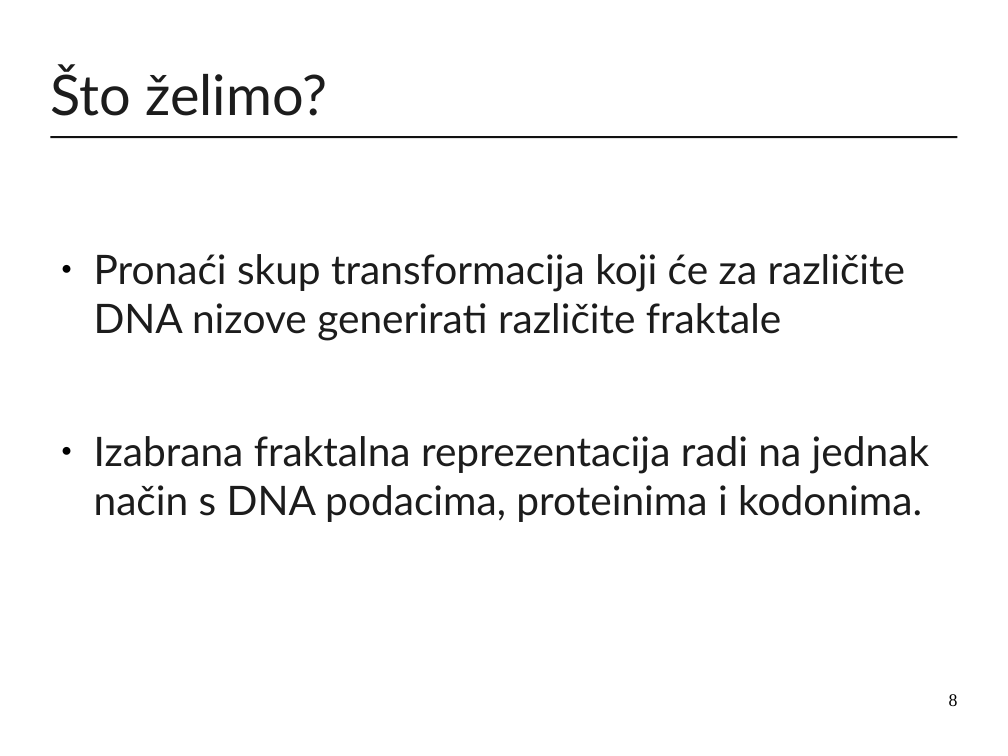
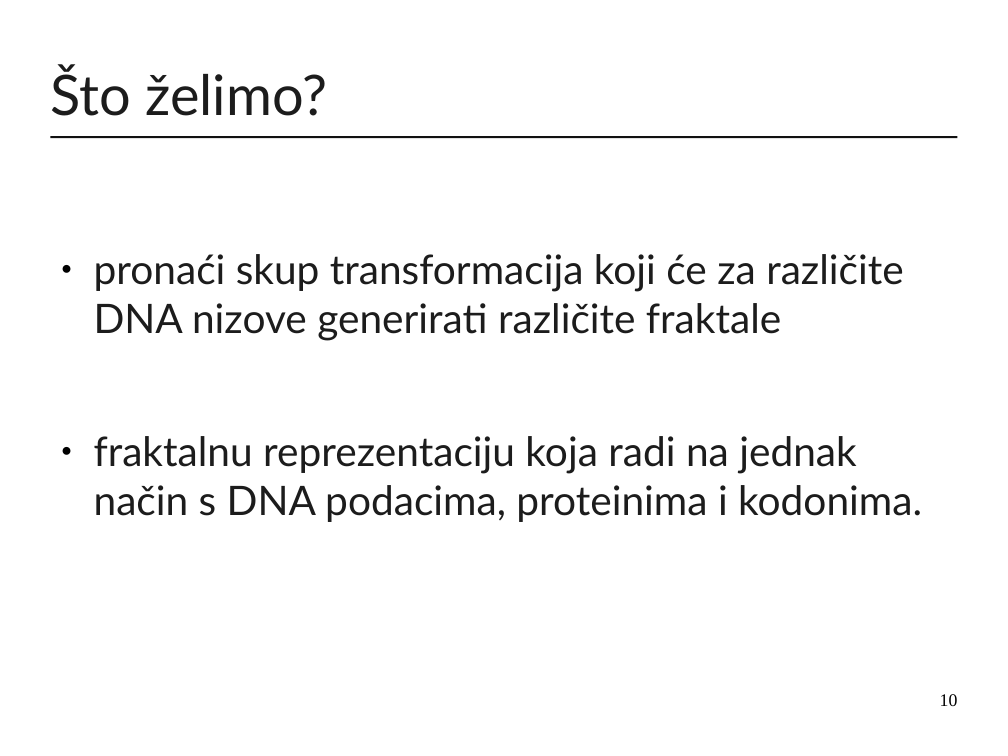
Before and after one commit to mirjamsk/DNAdrivenIFS, a slide deck: slide 10 of CD_bundle/prezentacija.odp (slide 8 before the commit). Drawn at 1008x756 pixels with LibreOffice and Linux fonts; fonts in the diff are those of the drawing. Boxes give left, top, right and bottom in pixels: in the first picture for what was removed or moved away, otherwise in the second. Text is boxed around its words. In the diff, an @@ line names an element or a change of style, - is before the commit and + after.

```diff
--- a/CD_bundle/prezentacija.odp
+++ b/CD_bundle/prezentacija.odp
@@ text at (94, 254, 922, 522): text changed @@
-● Pronaći skup transformacija koji će za različite DNA nizove generirati različite fraktale
-● Izabrana fraktalna reprezentacija radi na jednak način s DNA podacima, proteinima i kodonima.
+● pronaći skup transformacija koji će za različite DNA nizove generirati različite fraktale
+● fraktalnu reprezentaciju koja radi na jednak način s DNA podacima, proteinima i kodonima.
@@ page number at (940, 694, 958, 706): text changed @@
-8
+10
```
Also in this commit, not shown: 4 other slides changed, 4 slides added, 1 other file.
